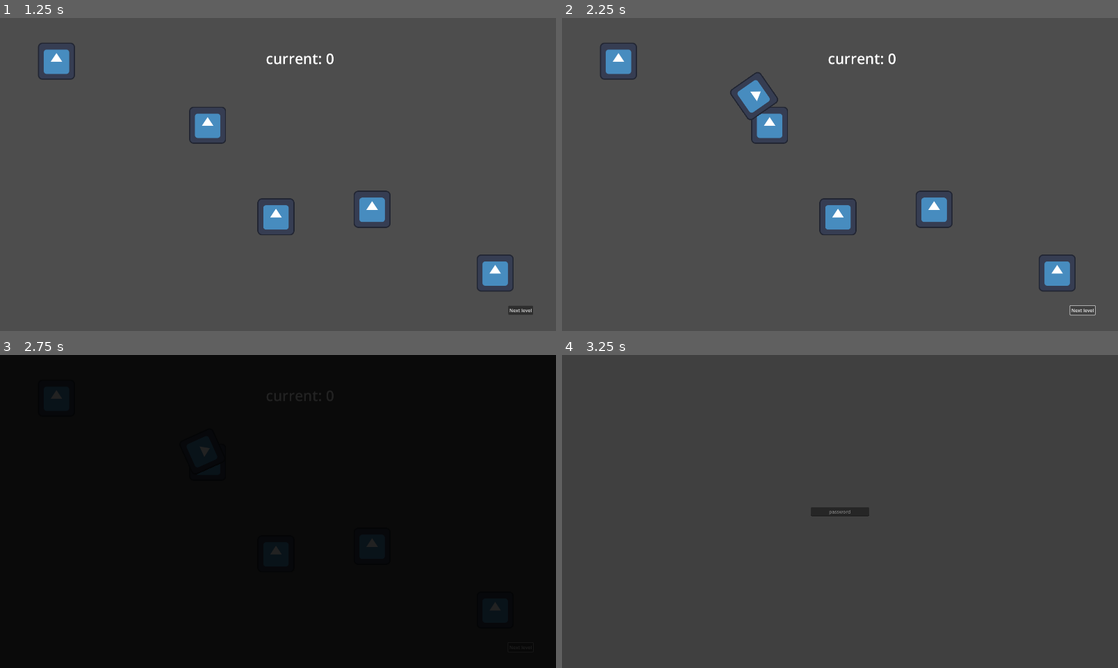
Above: before the commit, frames 1-4 (two rows, left to right).
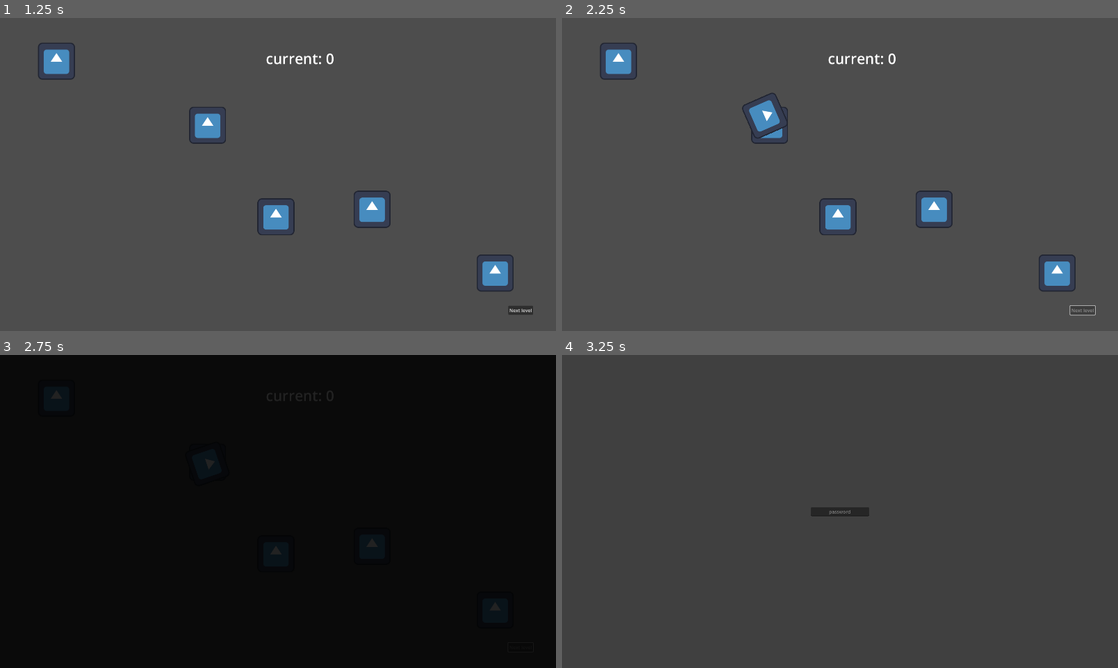
Above: after the commit, the same moments.

Repository: matouseek/game-jam-25
Game: Godot game, scene res://scenes/map.tscn
Two runs of this game, one before a commit and one after it. Both use one fixed random seed, a clock stepped at 60 frames per second and the inputs below. The project has no main scene, so this scene is started directly. The engine's default icon, where the game draws it, is replaced by a stand-in: a white triangle on a blue panel in a dark square. A sky picture missing from this copy of the repository is replaced by a grey-blue gradient. Sound files missing from this copy of the repository are replaced by a short silence.
Inputs (mouse positions are in pixels of both pictures, inside the frame that each line leads up to):
- Up to frame 1 (1.25 s): click "Play" at 0.5 s
- Up to frame 2 (2.25 s): click "Next level" at 1.25 s; click (1084, 309) at 2 s, where only the run before the commit has a clickable "Next level"
- Up to frame 3 (2.75 s): no input
- Up to frame 4 (3.25 s): move the mouse to (962, 495) at 2.77 s; hold D (right) from 2.78 s (still down); tap Space (shoot) at 2.85 s

Frame 1 is identical in both runs. In frame 2, 0.8% of the frame differs, in the area x 30-96%, y 17-94%; in frame 3, less than 0.1%; in frame 4, nothing differs.

Commit message:
double click next fixed

Diff:
--- a/scripts/map.gd
+++ b/scripts/map.gd
@@ -38,6 +38,7 @@
 
 # animate ship moving to the next location
 func move_ship_next():
+	$NextButton.disabled = true
 	if not GM.travelling_back:
 		await next_travel(GM.current_level,0.0,1.0)
 	else:
